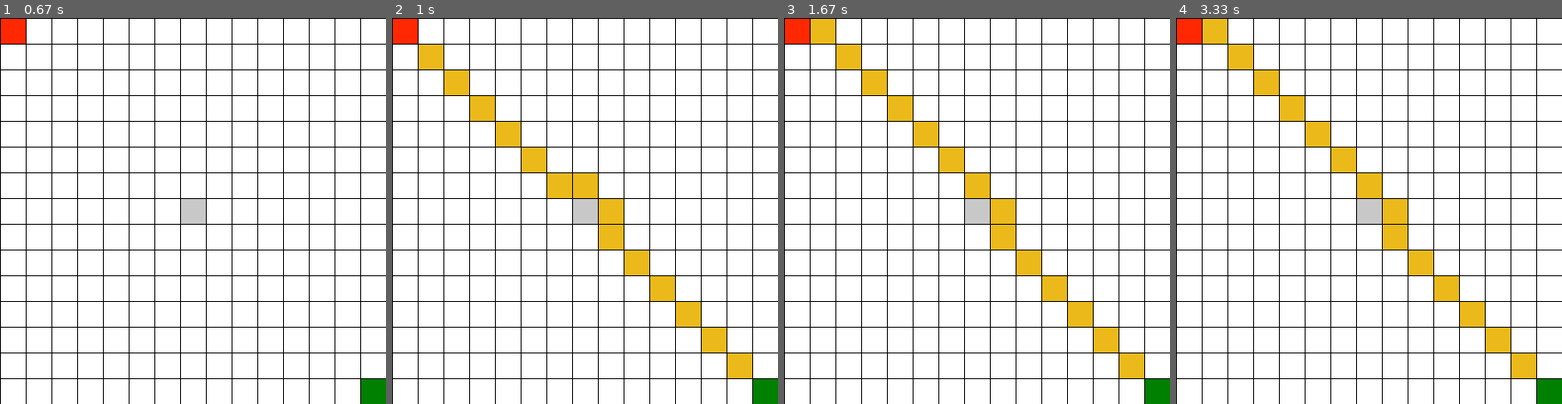
Above: before the commit, frames 1-4 (left to right).
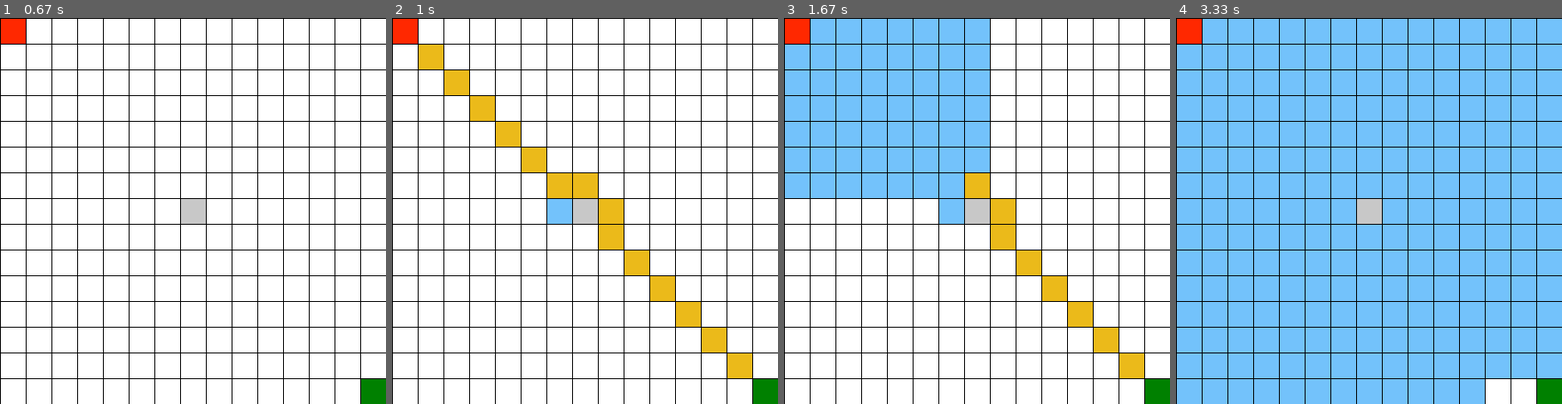
Above: after the commit, the same moments.

Repository: barsimark/pathfinding_pygame
Game: pygame game, started from GraphSearch/GraphSearch.py
The game is run twice, just before and just after one commit, with the same random seed, the same clock (stepped at 60 frames per second) and the same inputs.
Inputs (mouse positions are in pixels of both pictures, inside the frame that each line leads up to):
- Up to frame 1 (0.67 s): click (193, 211) at 0.38 s
- Up to frame 2 (1 s): tap 3 at 0.67 s
- Up to frame 3 (1.67 s): tap 1 at 1.13 s
- Up to frame 4 (3.33 s): tap 4 at 2.97 s

Frame 1 is identical in both runs. In frame 2, 0.4% of the frame differs, in the area x 40-47%, y 46-54%; in frame 3, 23%; in frame 4, 91%, in the area x 0-100%, y 0-100%.

Commit message:
can draw the entire pathfing process

Diff:
--- a/GraphSearch/GraphSearch.py
+++ b/GraphSearch/GraphSearch.py
@@ -1,6 +1,6 @@
 from collections import defaultdict
 from math import sqrt
-import pygame, sys
+import pygame, sys, time
 
 class Graph:
 
@@ -75,6 +75,8 @@
                     parent[i] = s
                     if i == dest:
                         break
+            if s != start:
+                drawOneCell(s)
 
         return self.result(parent, dest)
 
@@ -111,6 +113,8 @@
                 if idx in queue and distance[s] + 1 < distance[idx]:
                     distance[idx] = distance[s] + 1
                     parent[idx] = s
+            if s != start:
+                drawOneCell(s)
 
         return self.result(parent, dest)
 
@@ -138,6 +142,8 @@
         open = [start]
         closed = []
         distance[start] = 0
+        for node in self.blocked:
+            closed.append(node)
 
         while len(open) > 0:
             s = self.minIdxAStar(open, distance, start, dest)
@@ -148,7 +154,7 @@
             for neighbor in self.graph[s]:
                 if neighbor in closed:
                     continue
-                gValue = distance[s] + self.distanceTo(s, neighbor)
+                gValue = distance[s] + 1
                 fValue = gValue + self.distanceTo(neighbor, dest)
                 canAdd = True
                 for node in open:
@@ -158,6 +164,8 @@
                     open.append(neighbor)
                     distance[neighbor] = gValue
                     parent[neighbor] = s
+            if s != start:
+                drawOneCell(s)
 
         return self.result(parent, dest)
 
@@ -214,6 +222,11 @@
                     i = dParent[i]
                 return route
 
+            if sCurrent != start:
+                drawOneCell(sCurrent)
+            if dCurrent != dest:
+                drawOneCell(dCurrent)
+
         return [dest]
 
 
@@ -236,6 +249,13 @@
 RED = (255, 40, 0)
 GREEN = (0, 128, 0)
 YELLOW = (235, 186, 26)
+LIGHTBLUE = (115, 194, 251)
+
+def drawOneCell(cell):
+    pos = getLeftTop(cell)
+    pygame.draw.rect(BOARD, LIGHTBLUE, [pos[0], pos[1], CELLSIZE, CELLSIZE])
+    drawGrid()
+    time.sleep(0.01)
 
 def main():
     start = 0
@@ -243,6 +263,7 @@
     pygame.init()
     global BOARD
     BOARD = pygame.display.set_mode((XSIZE, YSIZE))
+    pygame.display.set_caption("Pathfinding Visualizer")
     drawBoard(start, end)
     drawGrid()
     graph = Graph(XCELLS, YCELLS)
@@ -287,7 +308,7 @@
                 else:
                     draw = False
                 if draw:
-                    drawBoard(start, end)
+                    drawBoard(start, end, False)
                     for idx in route:
                         if idx != start and idx != end:
                             pos = getLeftTop(idx)
@@ -311,8 +332,9 @@
         pygame.draw.line(BOARD, BLACK, (0, y), (XSIZE, y))
     pygame.display.update()
 
-def drawBoard(start, end):
-    BOARD.fill(WHITE)
+def drawBoard(start, end, fill = True):
+    if fill:
+        BOARD.fill(WHITE)
     startPos = getLeftTop(start)
     endPos = getLeftTop(end)
     pygame.draw.rect(BOARD, RED, [startPos[0], startPos[1], CELLSIZE, CELLSIZE])
